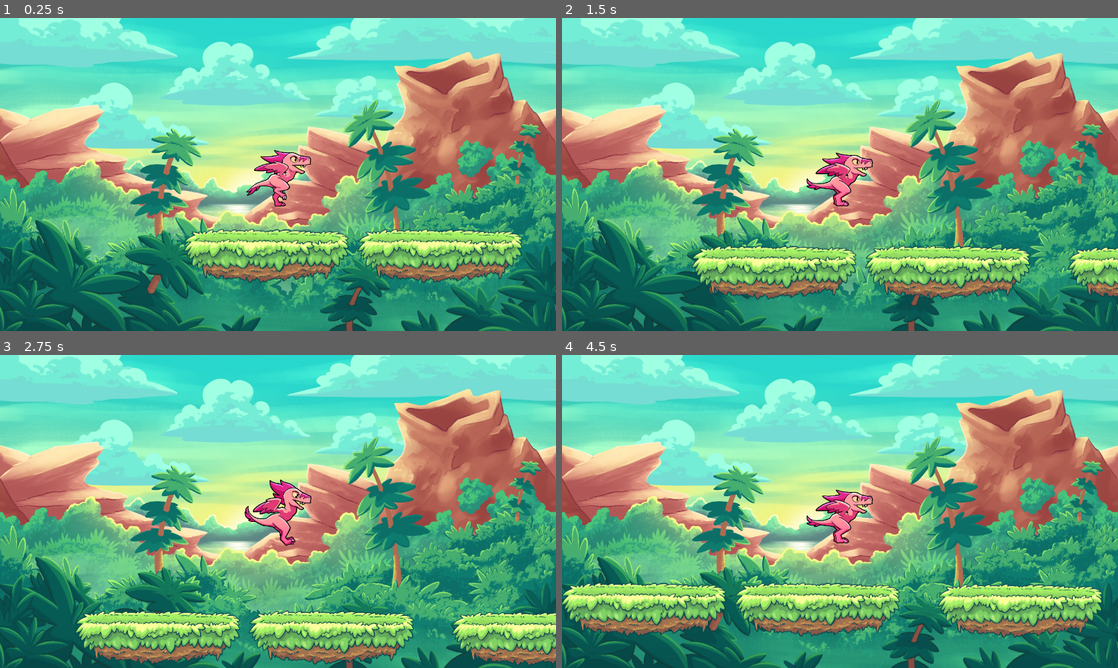
Above: before the commit, frames 1-4 (two rows, left to right).
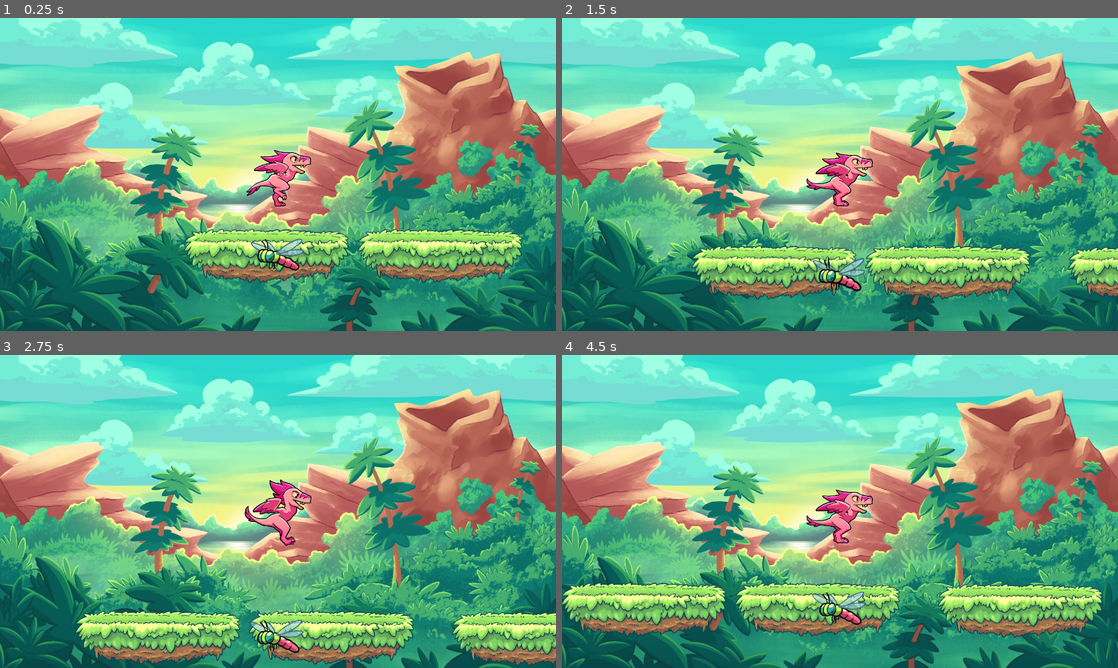
Above: after the commit, the same moments.

Repository: nathanuhn/Tumbling-Raptor
Game: Godot game, scene res://scenes/main.tscn
Same seed, same stepped clock (60 frames per second), same inputs: the game is played once before the commit and once after it.
Inputs:
- Up to frame 1 (0.25 s): no input
- Up to frame 2 (1.5 s): tap Space (jump) at 0.77 s
- Up to frame 3 (2.75 s): tap Space (jump) at 1.52 s
- Up to frame 4 (4.5 s): tap Space (jump) at 3.02, 3.77 s

The runs differ from the first frame. In frame 1, 0.5% of the frame differs, in the area x 45-55%, y 70-81%; in frame 2, 0.5%; in frame 3, 0.5%; in frame 4, 0.6%, in the area x 45-55%, y 75-87%.
Error after the commit: Invalid call. Nonexistent function 'add_score' in base 'Nil'. (res://scripts/collectible.gd:15)

Commit message:
I made a collectible

Diff:
--- /dev/null
+++ b/scenes/collectible.tscn
@@ -0,0 +1,161 @@
+[gd_scene load_steps=24 format=3 uid="uid://bhap6c1rglncl"]
+
+[ext_resource type="Script" path="res://scripts/collectible.gd" id="1_1xh2n"]
+[ext_resource type="Texture2D" uid="uid://bs3mf0qnukkoq" path="res://assets/sprites/Collectible/collectible_collected.png" id="1_x67m6"]
+[ext_resource type="Texture2D" uid="uid://clha31dnoryv5" path="res://assets/sprites/Collectible/collectible_idle.png" id="2_pdhap"]
+
+[sub_resource type="AtlasTexture" id="AtlasTexture_fir3o"]
+atlas = ExtResource("1_x67m6")
+region = Rect2(0, 0, 128, 128)
+
+[sub_resource type="AtlasTexture" id="AtlasTexture_ij5wo"]
+atlas = ExtResource("1_x67m6")
+region = Rect2(128, 0, 128, 128)
+
+[sub_resource type="AtlasTexture" id="AtlasTexture_i2jmf"]
+atlas = ExtResource("1_x67m6")
+region = Rect2(256, 0, 128, 128)
+
+[sub_resource type="AtlasTexture" id="AtlasTexture_v6y87"]
+atlas = ExtResource("1_x67m6")
+region = Rect2(384, 0, 128, 128)
+
+[sub_resource type="AtlasTexture" id="AtlasTexture_ilb0p"]
+atlas = ExtResource("1_x67m6")
+region = Rect2(512, 0, 128, 128)
+
+[sub_resource type="AtlasTexture" id="AtlasTexture_fc5tq"]
+atlas = ExtResource("1_x67m6")
+region = Rect2(640, 0, 128, 128)
+
+[sub_resource type="AtlasTexture" id="AtlasTexture_yrrkg"]
+atlas = ExtResource("1_x67m6")
+region = Rect2(768, 0, 128, 128)
+
+[sub_resource type="AtlasTexture" id="AtlasTexture_flv68"]
+atlas = ExtResource("1_x67m6")
+region = Rect2(896, 0, 128, 128)
+
+[sub_resource type="AtlasTexture" id="AtlasTexture_lxqhu"]
+atlas = ExtResource("1_x67m6")
+region = Rect2(1024, 0, 128, 128)
+
+[sub_resource type="AtlasTexture" id="AtlasTexture_ca1cl"]
+atlas = ExtResource("2_pdhap")
+region = Rect2(0, 0, 128, 128)
+
+[sub_resource type="AtlasTexture" id="AtlasTexture_njktx"]
+atlas = ExtResource("2_pdhap")
+region = Rect2(128, 0, 128, 128)
+
+[sub_resource type="AtlasTexture" id="AtlasTexture_tr7rp"]
+atlas = ExtResource("2_pdhap")
+region = Rect2(256, 0, 128, 128)
+
+[sub_resource type="AtlasTexture" id="AtlasTexture_6ftta"]
+atlas = ExtResource("2_pdhap")
+region = Rect2(384, 0, 128, 128)
+
+[sub_resource type="AtlasTexture" id="AtlasTexture_1jcxf"]
+atlas = ExtResource("2_pdhap")
+region = Rect2(512, 0, 128, 128)
+
+[sub_resource type="AtlasTexture" id="AtlasTexture_nduii"]
+atlas = ExtResource("2_pdhap")
+region = Rect2(640, 0, 128, 128)
+
+[sub_resource type="AtlasTexture" id="AtlasTexture_s8462"]
+atlas = ExtResource("2_pdhap")
+region = Rect2(768, 0, 128, 128)
+
+[sub_resource type="AtlasTexture" id="AtlasTexture_bv803"]
+atlas = ExtResource("2_pdhap")
+region = Rect2(896, 0, 128, 128)
+
+[sub_resource type="AtlasTexture" id="AtlasTexture_8iooy"]
+atlas = ExtResource("2_pdhap")
+region = Rect2(1024, 0, 128, 128)
+
+[sub_resource type="SpriteFrames" id="SpriteFrames_0tgn5"]
+animations = [{
+"frames": [{
+"duration": 1.0,
+"texture": SubResource("AtlasTexture_fir3o")
+}, {
+"duration": 1.0,
+"texture": SubResource("AtlasTexture_ij5wo")
+}, {
+"duration": 1.0,
+"texture": SubResource("AtlasTexture_i2jmf")
+}, {
+"duration": 1.0,
+"texture": SubResource("AtlasTexture_v6y87")
+}, {
+"duration": 1.0,
+"texture": SubResource("AtlasTexture_ilb0p")
+}, {
+"duration": 1.0,
+"texture": SubResource("AtlasTexture_fc5tq")
+}, {
+"duration": 1.0,
+"texture": SubResource("AtlasTexture_yrrkg")
+}, {
+"duration": 1.0,
+"texture": SubResource("AtlasTexture_flv68")
+}, {
+"duration": 1.0,
+"texture": SubResource("AtlasTexture_lxqhu")
+}],
+"loop": true,
+"name": &"collected",
+"speed": 10.0
+}, {
+"frames": [{
+"duration": 1.0,
+"texture": SubResource("AtlasTexture_ca1cl")
+}, {
+"duration": 1.0,
+"texture": SubResource("AtlasTexture_njktx")
+}, {
+"duration": 1.0,
+"texture": SubResource("AtlasTexture_tr7rp")
+}, {
+"duration": 1.0,
+"texture": SubResource("AtlasTexture_6ftta")
+}, {
+"duration": 1.0,
+"texture": SubResource("AtlasTexture_1jcxf")
+}, {
+"duration": 1.0,
+"texture": SubResource("AtlasTexture_nduii")
+}, {
+"duration": 1.0,
+"texture": SubResource("AtlasTexture_s8462")
+}, {
+"duration": 1.0,
+"texture": SubResource("AtlasTexture_bv803")
+}, {
+"duration": 1.0,
+"texture": SubResource("AtlasTexture_8iooy")
+}],
+"loop": true,
+"name": &"idle",
+"speed": 10.0
+}]
+
+[sub_resource type="RectangleShape2D" id="RectangleShape2D_p6c6r"]
+size = Vector2(120, 90)
+
+[node name="Collectible" type="Area2D"]
+collision_mask = 2
+script = ExtResource("1_1xh2n")
+
+[node name="AnimatedSprite2D" type="AnimatedSprite2D" parent="."]
+sprite_frames = SubResource("SpriteFrames_0tgn5")
+animation = &"idle"
+autoplay = "idle"
+frame = 3
+frame_progress = 0.082437
+
+[node name="CollisionShape2D" type="CollisionShape2D" parent="."]
+shape = SubResource("RectangleShape2D_p6c6r")
--- a/scenes/main.tscn
+++ b/scenes/main.tscn
@@ -1,10 +1,11 @@
-[gd_scene load_steps=6 format=3 uid="uid://h75ilkh4ymnv"]
+[gd_scene load_steps=7 format=3 uid="uid://h75ilkh4ymnv"]
 
 [ext_resource type="Script" path="res://scripts/games.gd" id="1_avk18"]
 [ext_resource type="Texture2D" uid="uid://bw3wndsrsivaq" path="res://assets/sprites/Background/background_static.png" id="1_r0nmo"]
 [ext_resource type="PackedScene" uid="uid://dcq2uvqo8hbgj" path="res://scenes/platform.tscn" id="2_ixxmg"]
 [ext_resource type="PackedScene" uid="uid://b4wma7514kdnd" path="res://scenes/player.tscn" id="3_j2ena"]
 [ext_resource type="Script" path="res://scripts/player.gd" id="4_474lu"]
+[ext_resource type="PackedScene" uid="uid://bhap6c1rglncl" path="res://scenes/collectible.tscn" id="6_03ui2"]
 
 [node name="World" type="Node2D" node_paths=PackedStringArray("moving_environment") groups=["example"]]
 script = ExtResource("1_avk18")
@@ -31,3 +32,5 @@
 gravity = 500
 jump_power = 350
 camera = NodePath("../Camera2D")
+
+[node name="Collectible" parent="." instance=ExtResource("6_03ui2")]
--- a/scenes/player.tscn
+++ b/scenes/player.tscn
@@ -318,7 +318,7 @@
 [sub_resource type="RectangleShape2D" id="RectangleShape2D_gq7ac"]
 size = Vector2(100, 200)
 
-[node name="Player" type="CharacterBody2D"]
+[node name="Player" type="CharacterBody2D" groups=["player"]]
 collision_layer = 2
 
 [node name="AnimatedSprite2D" type="AnimatedSprite2D" parent="."]
--- /dev/null
+++ b/scripts/collectible.gd
@@ -0,0 +1,24 @@
+extends Area2D
+
+@export var value = 10
+@export var game: Node2D
+@onready var sprite = $AnimatedSprite2D
+
+# Called when the node enters the scene tree for the first time.
+func _ready():
+	self.body_entered.connect(_on_body_entered)
+	pass # Replace with function body.
+
+
+func  _on_body_entered(body):
+	if body.is_in_group("player"):
+		game.add_score(value)
+		sprite.play("collected")
+		sprite.animation_finished.connect(_on_animation_finished)
+
+func _on_animation_finished():
+	queue_free()
+
+# Called every frame. 'delta' is the elapsed time since the previous frame.
+func _process(delta):
+	pass
